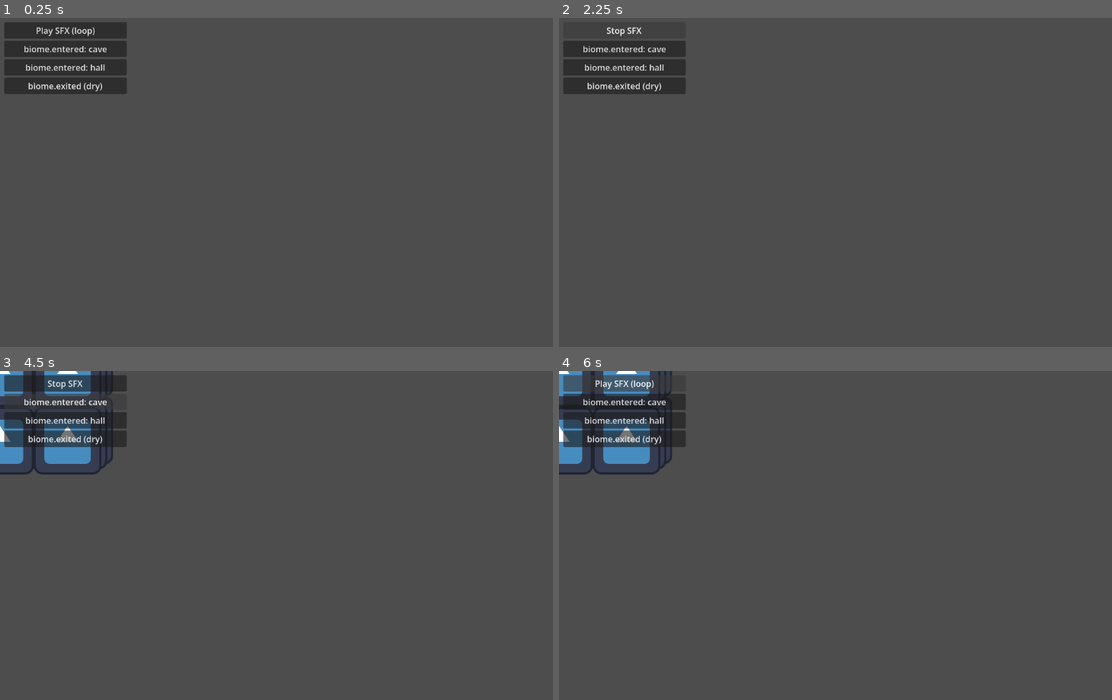
Above: before the commit, frames 1-4 (two rows, left to right).
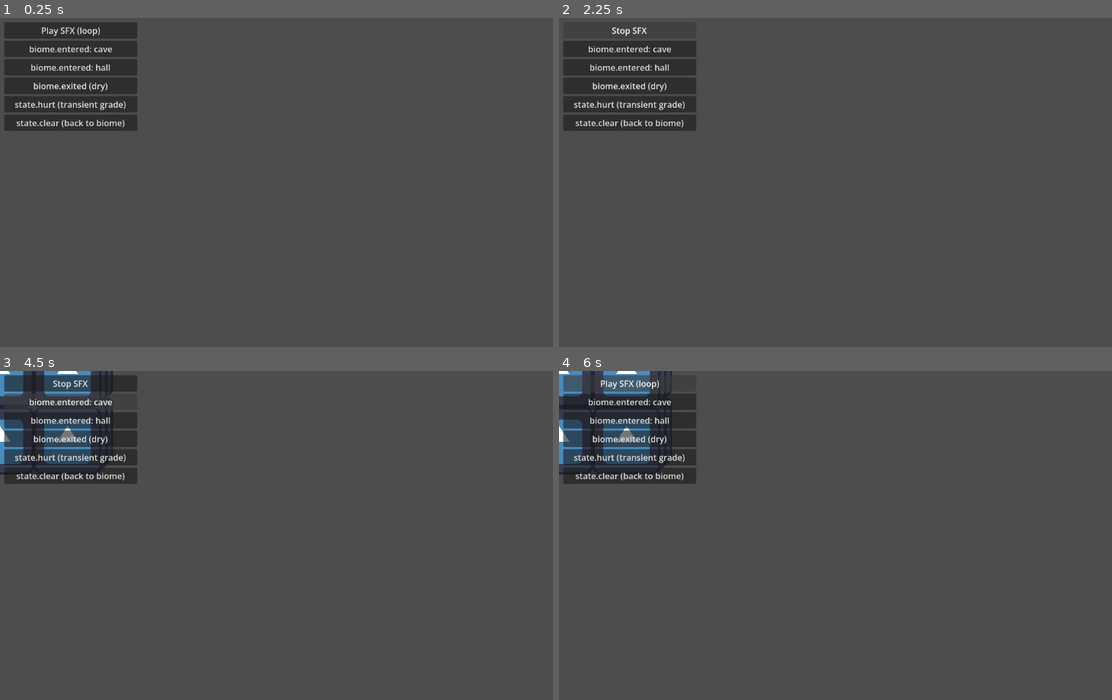
Above: after the commit, the same moments.

Repository: brisketty/asap2d.brk
Game: Godot game, scene res://scenes/demo_mixing.tscn
The game is run twice, just before and just after one commit, with the same random seed, the same clock (stepped at 60 frames per second) and the same inputs. This scene is started directly instead of the project's main scene. The engine's default icon, where the game draws it, is replaced by a stand-in: a white triangle on a blue panel in a dark square.
Inputs (mouse positions are in pixels of both pictures, inside the frame that each line leads up to):
- Up to frame 1 (0.25 s): no input
- Up to frame 2 (2.25 s): click (630, 103) at 0.5 s, where only the run after the commit has a clickable "state.hurt (transient grade)"; click (630, 123) at 1.25 s, where only the run after the commit has a clickable "state.clear (back to biome)"; click "Play SFX (loop)" at 2 s
- Up to frame 3 (4.5 s): click "Stop SFX" at 2.75 s; click "Play SFX (loop)" at 3.5 s; click "biome.entered: cave" at 4.25 s
- Up to frame 4 (6 s): click "biome.entered: hall" at 5 s; click "Stop SFX" at 5.75 s

The runs differ from the first frame. In frame 1, 3.1% of the frame differs, in the area x 0-25%, y 1-35%; in frame 2, 3.0%; in frame 3, 2.9%; in frame 4, 3.0%.

Commit message:
Wire state.* into MusicDirector and AudioMixing
state.hurt / state.lowhealth / state.paused now affect audio, not just the
camera post-FX grade:

- MusicDirector: state.* imposes an intensity FLOOR (music_state_tension,
  default hurt 0.5 / lowhealth 0.85). set_intensity (from music.tension) and
  set_state_intensity both feed apply_intensity, whose effective level is
  MusicTranslation.effective_intensity = max(requested, state_floor).
  state.clear releases the floor.
- AudioMixing: state.* applies a transient resolve_bus_profile(state_id) grade
  over the remembered biome_profile (which is not overwritten); state.clear
  re-applies the biome profile.
- Demo buttons added to demo_music (state.lowhealth / state.clear) and
  demo_mixing (state.hurt / state.clear, + a state.hurt bus profile).

12 suites / 170 checks green; lint clean; 8 demos pass; smoke verified the
floor lift + release and the biome-profile restore.

Co-Authored-By: Claude Sonnet 5 <noreply@anthropic.com>
Claude-Session: https://claude.ai/code/session_019ZowgasnaUfikFXWowRAdp

Diff:
--- a/autoloads/audio_mixing.gd
+++ b/autoloads/audio_mixing.gd
@@ -19,13 +19,16 @@
 
 var sfx_reverb: AudioEffectReverb
 var active_profile_id: StringName = &"neutral"
+## The biome's profile, restored when a transient `state.*` grade clears.
+var biome_profile: BusProfile
 var mix_tween: Tween
 
 
 func _ready() -> void:
+	biome_profile = AudioMixingTranslation.neutral_profile()
 	install_sfx_reverb()
 	EventBus.semantic_event_emitted.connect(handle_semantic_event_emitted)
-	apply_bus_profile(AudioMixingTranslation.neutral_profile())
+	apply_bus_profile(biome_profile)
 
 
 func install_sfx_reverb() -> void:
@@ -44,18 +47,28 @@
 
 
 func handle_semantic_event_emitted(p_event_id: StringName, p_context: Dictionary) -> void:
-	if p_event_id == EventIds.BIOME_EXITED:
-		apply_bus_profile(AudioMixingTranslation.neutral_profile())
-		return
-	if p_event_id != EventIds.BIOME_ENTERED:
-		return
-	var biome_id: StringName = p_context.get(Utility.CONTEXT_SOURCE_ID_KEY, &"")
-	if biome_id == &"":
-		return
-	var profile := ThemeManager.resolve_bus_profile(biome_id)
-	if not Utility.is_object_valid(profile):
-		profile = AudioMixingTranslation.neutral_profile()
-	apply_bus_profile(profile)
+	match p_event_id:
+		EventIds.BIOME_ENTERED:
+			var biome_id: StringName = p_context.get(Utility.CONTEXT_SOURCE_ID_KEY, &"")
+			if biome_id == &"":
+				return
+			biome_profile = resolve_profile_or_neutral(biome_id)
+			apply_bus_profile(biome_profile)
+		EventIds.BIOME_EXITED:
+			biome_profile = AudioMixingTranslation.neutral_profile()
+			apply_bus_profile(biome_profile)
+		EventIds.STATE_HURT, EventIds.STATE_LOWHEALTH, EventIds.STATE_PAUSED:
+			# A transient grade over the biome - biome_profile is not overwritten.
+			apply_bus_profile(resolve_profile_or_neutral(p_event_id))
+		EventIds.STATE_CLEAR:
+			apply_bus_profile(biome_profile)
+
+
+func resolve_profile_or_neutral(p_profile_id: StringName) -> BusProfile:
+	var profile := ThemeManager.resolve_bus_profile(p_profile_id)
+	if Utility.is_object_valid(profile):
+		return profile
+	return AudioMixingTranslation.neutral_profile()
 
 
 func apply_bus_profile(p_profile: BusProfile) -> void:
--- a/autoloads/music_director.gd
+++ b/autoloads/music_director.gd
@@ -3,9 +3,9 @@
 ## BGM & Ambience. Registered as the `MusicDirector` autoload.
 ##
 ## Runs a stack of sample-locked music stems that layer in as intensity rises
-## (`music.tension`), crossfades between themes over two banks of stem players
-## (`music.theme`), swaps a looping ambience bed per biome (`biome.entered`), and
-## fires one-shot stingers over the top (`music.stinger`).
+## (`music.tension`, and a floor imposed by `state.*`), crossfades between themes
+## over two banks of stem players (`music.theme`), swaps a looping ambience bed
+## per biome (`biome.entered`), and fires one-shot stingers (`music.stinger`).
 ##
 ## Blend / crossfade math lives in `MusicTranslation`.
 
@@ -19,6 +19,8 @@
 @export var music_stem_floor_db: float = -40.0
 @export var music_bus: StringName = &"Music"
 @export var music_ambience_bus: StringName = &"Ambience"
+## `state.* -> intensity floor`. Empty uses `build_default_state_tension()`.
+@export var music_state_tension: Dictionary = {}
 
 ## Flat [bank0 stem0..N, bank1 stem0..N]; index via stem().
 var stem_players: Array[AudioStreamPlayer] = []
@@ -28,11 +30,17 @@
 var active_bank: int = 0
 var current_theme_id: StringName = &""
 var current_intensity: float = 0.0
+var requested_intensity: float = 0.0
+var state_intensity: float = 0.0
+var state_tension_lookup: Dictionary = {}
 var crossfade_tween: Tween
 var intensity_tween: Tween
 
 
 func _ready() -> void:
+	state_tension_lookup = music_state_tension
+	if state_tension_lookup.is_empty():
+		state_tension_lookup = MusicTranslation.build_default_state_tension()
 	for i: int in music_stem_count * 2:
 		var bank := i / music_stem_count
 		stem_players.append(make_player(music_bus, bank == active_bank))
@@ -65,6 +73,10 @@
 			swap_ambience(p_context.get(Utility.CONTEXT_SOURCE_ID_KEY, &""))
 		EventIds.BIOME_EXITED:
 			swap_ambience(&"")
+		EventIds.STATE_HURT, EventIds.STATE_LOWHEALTH, EventIds.STATE_PAUSED:
+			set_state_intensity(MusicTranslation.state_tension(state_tension_lookup, p_event_id))
+		EventIds.STATE_CLEAR:
+			set_state_intensity(0.0)
 
 
 func play_theme(p_theme_id: StringName) -> void:
@@ -91,9 +103,9 @@
 	var outgoing_bank := active_bank
 	active_bank = p_incoming_bank
 	# The incoming (now active) bank fades up to its intensity targets via
-	# set_intensity; the crossfade tween only fades the outgoing bank down, so the
-	# two never animate the same player.
-	set_intensity(current_intensity)
+	# apply_intensity; the crossfade tween only fades the outgoing bank down, so
+	# the two never animate the same player.
+	apply_intensity()
 	crossfade_tween = create_tween().set_parallel(true)
 	for i: int in music_stem_count:
 		crossfade_tween.tween_property(stem(outgoing_bank, i), "volume_db", music_stem_floor_db, music_crossfade_seconds)
@@ -105,8 +117,20 @@
 		stem(p_bank, i).stop()
 
 
+## `music.tension` sets the requested intensity.
 func set_intensity(p_value: float) -> void:
-	current_intensity = clampf(p_value, 0.0, 1.0)
+	requested_intensity = clampf(p_value, 0.0, 1.0)
+	apply_intensity()
+
+
+## `state.*` imposes an intensity floor; the effective level is the louder one.
+func set_state_intensity(p_value: float) -> void:
+	state_intensity = clampf(p_value, 0.0, 1.0)
+	apply_intensity()
+
+
+func apply_intensity() -> void:
+	current_intensity = MusicTranslation.effective_intensity(requested_intensity, state_intensity)
 	if Utility.is_object_valid(intensity_tween):
 		intensity_tween.kill()
 	intensity_tween = create_tween().set_parallel(true)
--- a/scenes/demo_mixing.gd
+++ b/scenes/demo_mixing.gd
@@ -10,6 +10,8 @@
 @export var node_cave_button: BaseButton
 @export var node_hall_button: BaseButton
 @export var node_dry_button: BaseButton
+@export var node_hurt_button: BaseButton
+@export var node_state_clear_button: BaseButton
 @export var node_sfx_timer: Timer
 
 var is_playing_sfx: bool = false
@@ -26,6 +28,8 @@
 	node_cave_button.pressed.connect(func() -> void: enter_biome(&"cave"))
 	node_hall_button.pressed.connect(func() -> void: enter_biome(&"hall"))
 	node_dry_button.pressed.connect(func() -> void: EventBus.emit_semantic_event(EventIds.BIOME_EXITED, {}))
+	node_hurt_button.pressed.connect(func() -> void: EventBus.emit_semantic_event(EventIds.STATE_HURT, {}))
+	node_state_clear_button.pressed.connect(func() -> void: EventBus.emit_semantic_event(EventIds.STATE_CLEAR, {}))
 	node_sfx_timer.timeout.connect(handle_node_sfx_timer_timeout)
 
 
@@ -36,6 +40,7 @@
 	profile.bus_profile_assets = {
 		&"cave": AudioMixingTranslation.make_profile(&"cave", -1.0, 0.0, 0.0, 0.4, 0.65),
 		&"hall": AudioMixingTranslation.make_profile(&"hall", -2.0, 0.0, 1.0, 0.7, 0.95),
+		&"state.hurt": AudioMixingTranslation.make_profile(&"state.hurt", -10.0, 0.0, 3.0, 0.1, 0.2),
 	}
 	return profile
 
--- a/scenes/demo_mixing.tscn
+++ b/scenes/demo_mixing.tscn
@@ -2,12 +2,14 @@
 
 [ext_resource type="Script" path="res://scenes/demo_mixing.gd" id="1"]
 
-[node name="MixingDemo" type="Node2D" node_paths=PackedStringArray("node_play_button", "node_cave_button", "node_hall_button", "node_dry_button", "node_sfx_timer")]
+[node name="MixingDemo" type="Node2D" node_paths=PackedStringArray("node_play_button", "node_cave_button", "node_hall_button", "node_dry_button", "node_hurt_button", "node_state_clear_button", "node_sfx_timer")]
 script = ExtResource("1")
 node_play_button = NodePath("Ui/VBox/PlayButton")
 node_cave_button = NodePath("Ui/VBox/CaveButton")
 node_hall_button = NodePath("Ui/VBox/HallButton")
 node_dry_button = NodePath("Ui/VBox/DryButton")
+node_hurt_button = NodePath("Ui/VBox/HurtButton")
+node_state_clear_button = NodePath("Ui/VBox/StateClearButton")
 node_sfx_timer = NodePath("SfxTimer")
 
 [node name="SfxTimer" type="Timer" parent="."]
@@ -18,8 +20,8 @@
 [node name="VBox" type="VBoxContainer" parent="Ui"]
 offset_left = 8.0
 offset_top = 8.0
-offset_right = 240.0
-offset_bottom = 180.0
+offset_right = 260.0
+offset_bottom = 260.0
 
 [node name="PlayButton" type="Button" parent="Ui/VBox"]
 text = "Play SFX (loop)"
@@ -32,3 +34,9 @@
 
 [node name="DryButton" type="Button" parent="Ui/VBox"]
 text = "biome.exited (dry)"
+
+[node name="HurtButton" type="Button" parent="Ui/VBox"]
+text = "state.hurt (transient grade)"
+
+[node name="StateClearButton" type="Button" parent="Ui/VBox"]
+text = "state.clear (back to biome)"
--- a/scenes/demo_music.gd
+++ b/scenes/demo_music.gd
@@ -11,6 +11,8 @@
 @export var node_stinger_button: BaseButton
 @export var node_forest_ambience_button: BaseButton
 @export var node_stop_ambience_button: BaseButton
+@export var node_lowhealth_button: BaseButton
+@export var node_state_clear_button: BaseButton
 
 
 static func get_packed_scene() -> PackedScene:
@@ -26,6 +28,8 @@
 	node_stinger_button.pressed.connect(func() -> void: emit_stinger(&"reveal"))
 	node_forest_ambience_button.pressed.connect(func() -> void: emit_biome(&"forest"))
 	node_stop_ambience_button.pressed.connect(func() -> void: EventBus.emit_semantic_event(EventIds.BIOME_EXITED, {}))
+	node_lowhealth_button.pressed.connect(func() -> void: EventBus.emit_semantic_event(EventIds.STATE_LOWHEALTH, {}))
+	node_state_clear_button.pressed.connect(func() -> void: EventBus.emit_semantic_event(EventIds.STATE_CLEAR, {}))
 
 
 func build_score_profile() -> ThemeProfile:
--- a/scenes/demo_music.tscn
+++ b/scenes/demo_music.tscn
@@ -2,7 +2,7 @@
 
 [ext_resource type="Script" path="res://scenes/demo_music.gd" id="1"]
 
-[node name="MusicDemo" type="Node2D" node_paths=PackedStringArray("node_forest_button", "node_cave_button", "node_tension_slider", "node_stinger_button", "node_forest_ambience_button", "node_stop_ambience_button")]
+[node name="MusicDemo" type="Node2D" node_paths=PackedStringArray("node_forest_button", "node_cave_button", "node_tension_slider", "node_stinger_button", "node_forest_ambience_button", "node_stop_ambience_button", "node_lowhealth_button", "node_state_clear_button")]
 script = ExtResource("1")
 node_forest_button = NodePath("Ui/VBox/ForestButton")
 node_cave_button = NodePath("Ui/VBox/CaveButton")
@@ -10,14 +10,16 @@
 node_stinger_button = NodePath("Ui/VBox/StingerButton")
 node_forest_ambience_button = NodePath("Ui/VBox/ForestAmbienceButton")
 node_stop_ambience_button = NodePath("Ui/VBox/StopAmbienceButton")
+node_lowhealth_button = NodePath("Ui/VBox/LowHealthButton")
+node_state_clear_button = NodePath("Ui/VBox/StateClearButton")
 
 [node name="Ui" type="CanvasLayer" parent="."]
 
 [node name="VBox" type="VBoxContainer" parent="Ui"]
 offset_left = 8.0
 offset_top = 8.0
-offset_right = 260.0
-offset_bottom = 240.0
+offset_right = 280.0
+offset_bottom = 340.0
 
 [node name="ForestButton" type="Button" parent="Ui/VBox"]
 text = "music.theme: forest"
@@ -41,3 +43,9 @@
 
 [node name="StopAmbienceButton" type="Button" parent="Ui/VBox"]
 text = "biome.exited"
+
+[node name="LowHealthButton" type="Button" parent="Ui/VBox"]
+text = "state.lowhealth (tension floor)"
+
+[node name="StateClearButton" type="Button" parent="Ui/VBox"]
+text = "state.clear"
--- a/scripts/music_translation.gd
+++ b/scripts/music_translation.gd
@@ -28,6 +28,25 @@
 	return lerpf(p_floor_db, 0.0, stem_activation(p_index, p_intensity, p_stem_count))
 
 
+## Effective intensity: the louder of the tension the game asked for
+## (`music.tension`) and any floor a `state.*` event imposes.
+static func effective_intensity(p_requested: float, p_state_floor: float) -> float:
+	return maxf(clampf(p_requested, 0.0, 1.0), clampf(p_state_floor, 0.0, 1.0))
+
+
+## Default `state.* -> intensity floor` map: a hurt state lifts the arrangement,
+## low health lifts it further.
+static func build_default_state_tension() -> Dictionary:
+	return {
+		EventIds.STATE_HURT: 0.5,
+		EventIds.STATE_LOWHEALTH: 0.85,
+	}
+
+
+static func state_tension(p_lookup: Dictionary, p_state_id: StringName) -> float:
+	return p_lookup.get(p_state_id, 0.0)
+
+
 ## `{ out_db, in_db }` for a theme crossfade at `p_progress` 0..1: the old theme
 ## rides from `0.0` down to `p_floor_db`, the new one the other way.
 static func crossfade_volumes(p_progress: float, p_floor_db: float) -> Dictionary:
--- a/tests/test_music_director.gd
+++ b/tests/test_music_director.gd
@@ -37,6 +37,19 @@
 		is_equal_approx(MusicTranslation.stem_volume_db(0, 1.0, 3, -40.0), 0.0))
 	failure_count += expect_true("lower stems are never quieter than higher ones",
 		MusicTranslation.stem_volume_db(0, 0.5, 4, -40.0) >= MusicTranslation.stem_volume_db(2, 0.5, 4, -40.0))
+
+	# --- state intensity floor ---
+	failure_count += expect_true("effective intensity is the louder of the two",
+		is_equal_approx(MusicTranslation.effective_intensity(0.3, 0.8), 0.8))
+	failure_count += expect_true("tension wins when it is higher",
+		is_equal_approx(MusicTranslation.effective_intensity(0.9, 0.5), 0.9))
+	failure_count += expect_true("effective intensity clamps",
+		is_equal_approx(MusicTranslation.effective_intensity(1.4, -0.2), 1.0))
+	var state_lookup := MusicTranslation.build_default_state_tension()
+	failure_count += expect_true("low health lifts intensity more than hurt",
+		MusicTranslation.state_tension(state_lookup, &"state.lowhealth") > MusicTranslation.state_tension(state_lookup, &"state.hurt"))
+	failure_count += expect_true("an unmapped state imposes no floor",
+		is_zero_approx(MusicTranslation.state_tension(state_lookup, &"state.paused")))
 
 	# --- crossfade ---
 	var start := MusicTranslation.crossfade_volumes(0.0, -30.0)
Not shown, changed: ARCHITECTURE_SPEC.md
Not shown, changed: REMAINING_TASKS.md
Not shown, changed: STATE.md
